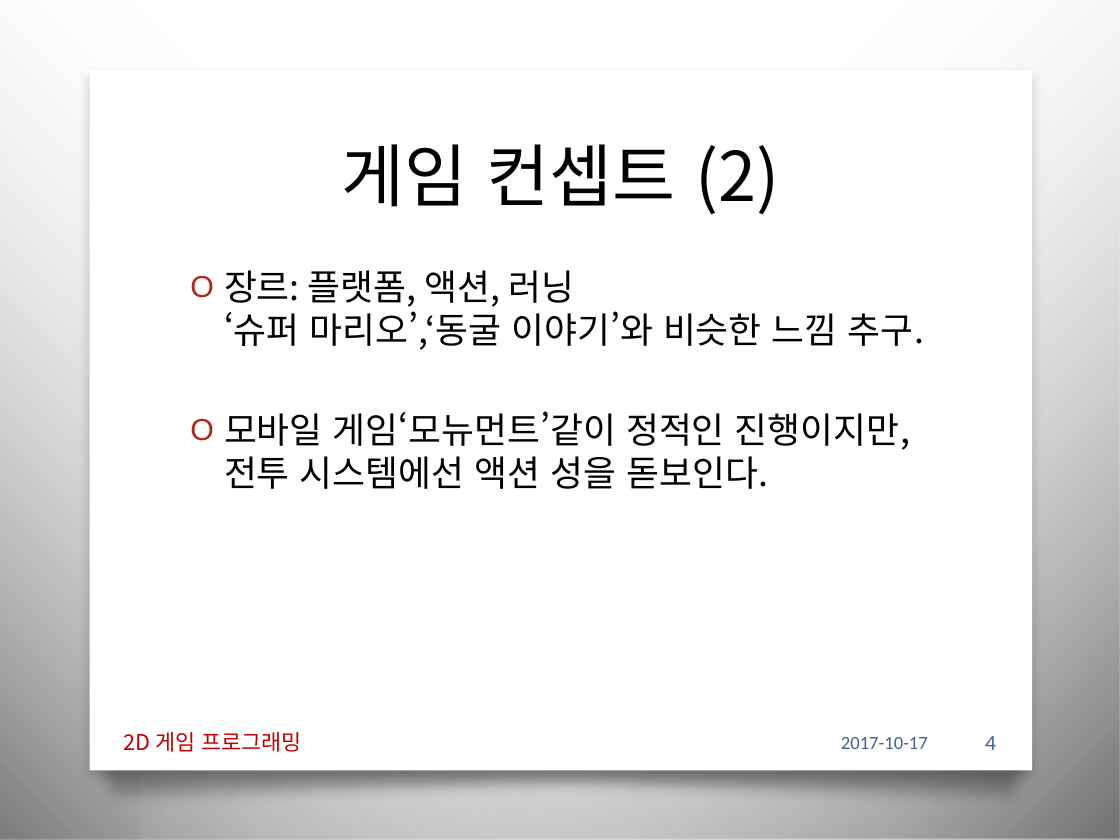
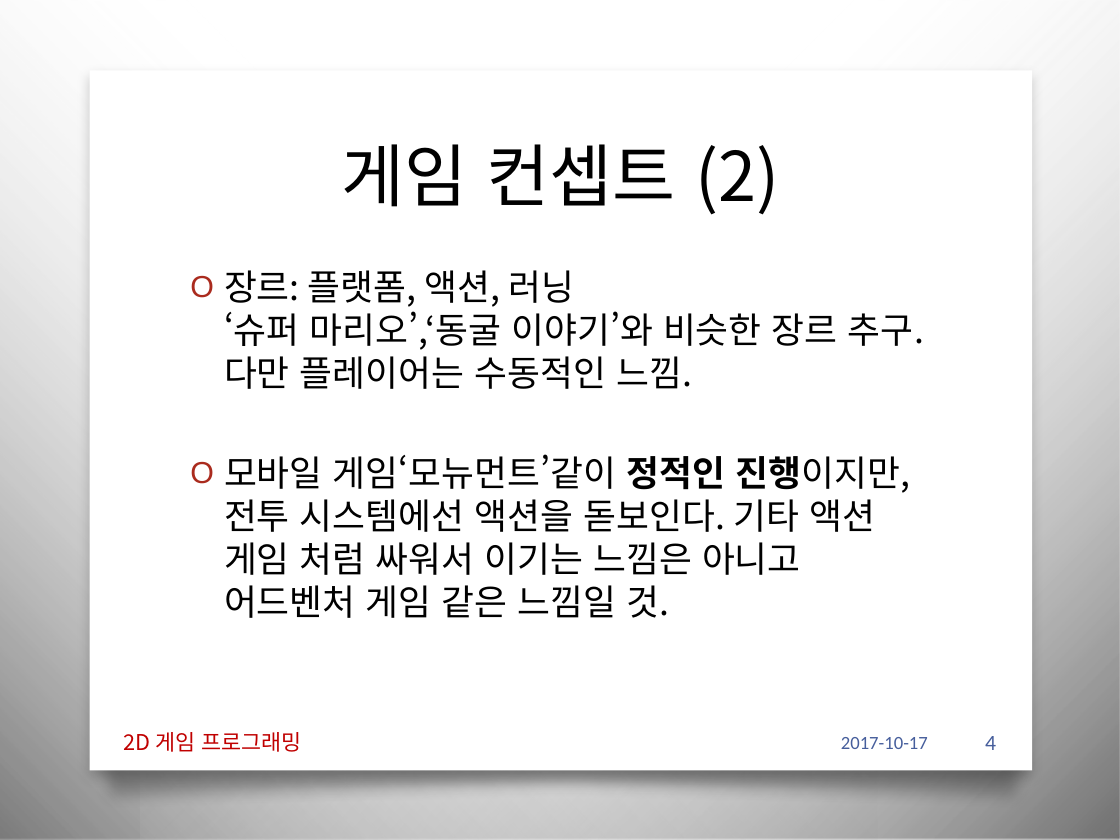
Before and after one commit to iconstudio/2017-Platformer, a slide deck: slide 4 of slides/2017_2DGP_1차발표.pptx. Drawn at 1120x840 pixels with LibreOffice and Linux fonts; fonts in the diff are those of the drawing; background and template pictures are left out. Boxes give left, top, right and bottom in pixels: in the first picture for what was removed or moved away, otherwise in the second. Text is boxed around its words. In the diff, an @@ line names an element or a change of style, - is before the commit and + after.

```diff
--- a/slides/2017_2DGP_1차발표.pptx
+++ b/slides/2017_2DGP_1차발표.pptx
@@ text at (x1=224, y1=270, x2=925, y2=618): text changed @@
-O 장르: 플랫폼, 액션, 러닝
-  ‘슈퍼 마리오’,‘동굴 이야기’와 비슷한 느낌 추구.
-O 모바일 게임‘모뉴먼트’같이 정적인 진행이지만, 전투 시스템에선 액션 성을 돋보인다.
+O 장르: 플랫폼, 액션, 러닝
+  ‘슈퍼 마리오’,‘동굴 이야기’와 비슷한 장르 추구. 다만 플레이어는 수동적인 느낌.
+O 모바일 게임‘모뉴먼트’같이 정적인 진행이지만, 전투 시스템에선 액션을 돋보인다. 기타 액션 게임 처럼 싸워서 이기는 느낌은 아니고 어드벤처 게임 같은 느낌일 것.
```
Also in this commit, not shown: 8 other slides changed, 2 slides added, 4 other files.
